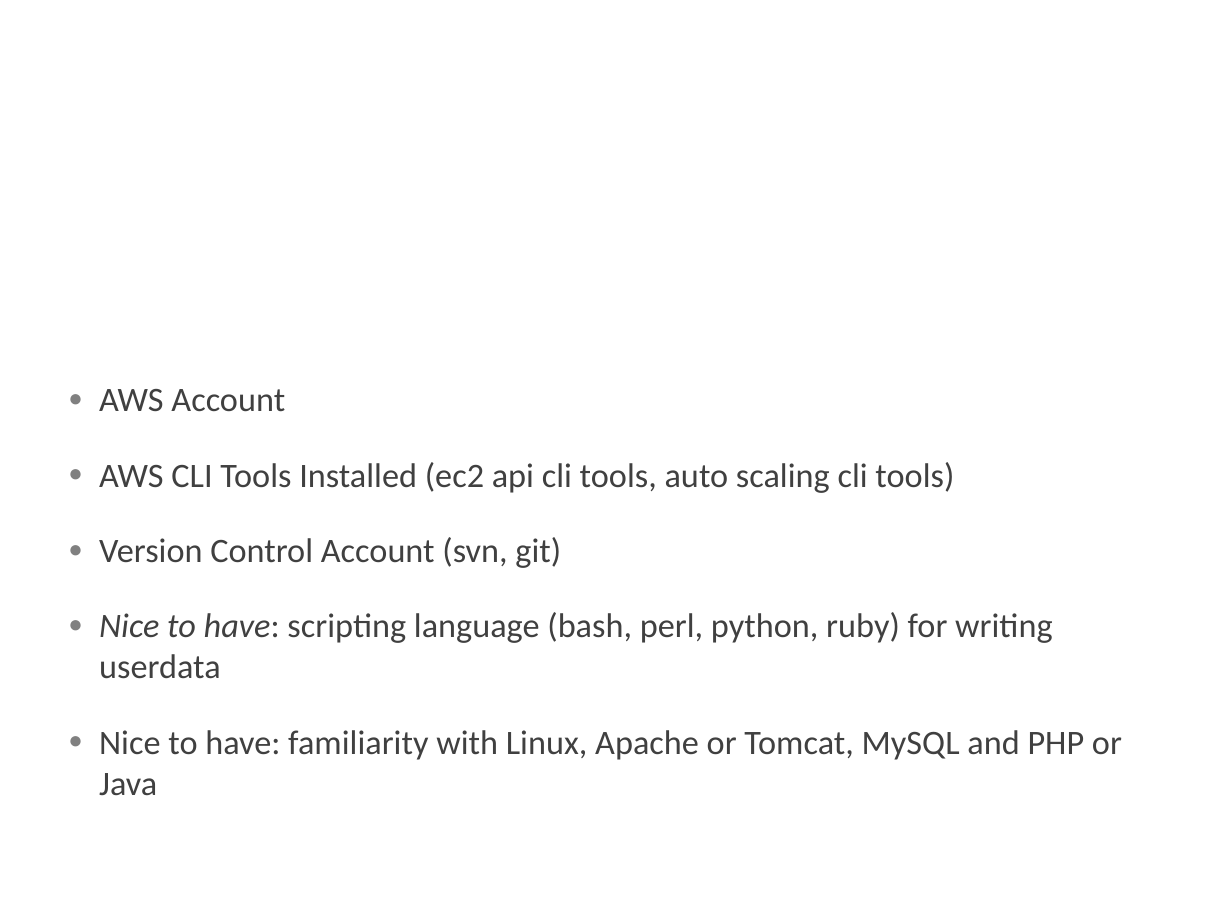
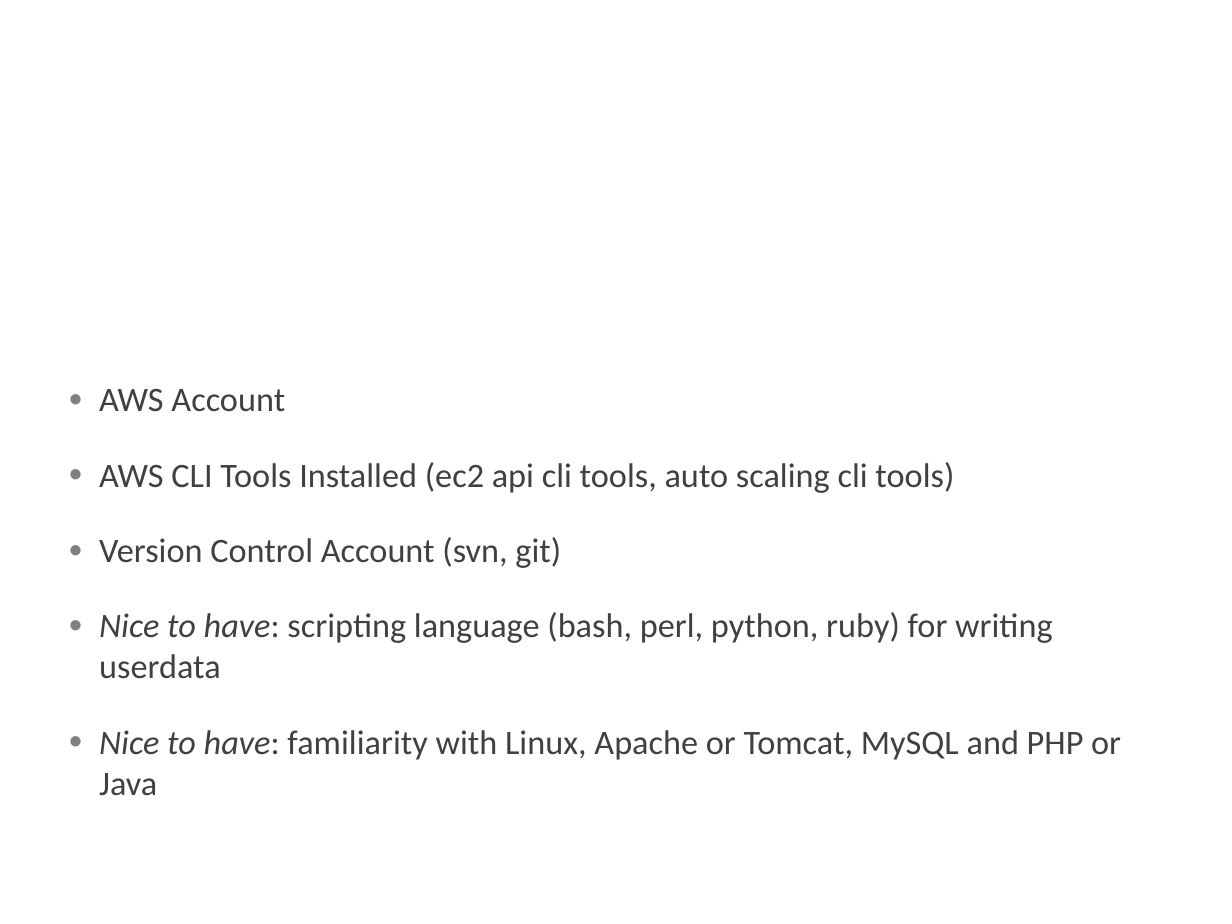
Before and after one commit to lukaszszajkowski/cloudavail-awstraining, a slide deck: slide 3 of aws-intro/AWS Introduction.pptx (slide 4 before the commit). Drawn at 1232x924 pixels with LibreOffice and Linux fonts; fonts in the diff are those of the drawing; background and template pictures are left out. Boxes give left, top, right and bottom in pixels: in the first picture for what was removed or moved away, otherwise in the second. Text is boxed around its words. In the diff, an @@ line names an element or a change of style, - is before the commit and + after.

```diff
--- a/aws-intro/AWS Introduction.pptx
+++ b/aws-intro/AWS Introduction.pptx
@@ text at [99, 730, 1121, 795]: italic on in "Nice to have:" @@
```
Also in this commit, not shown: 16 other slides changed, 1 slide removed, 1 other file.
